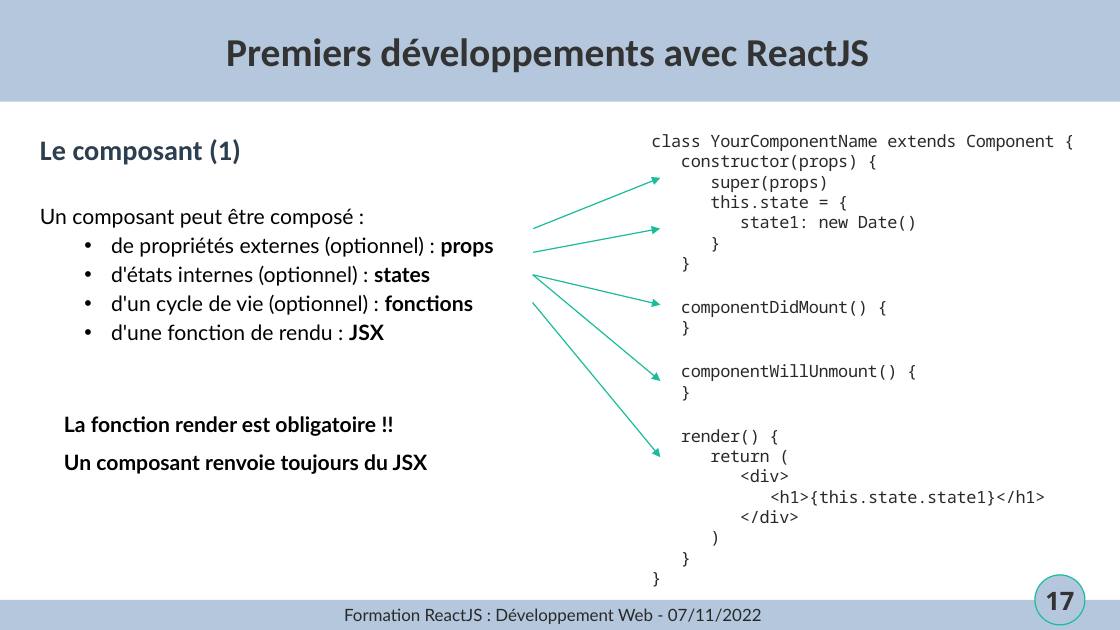
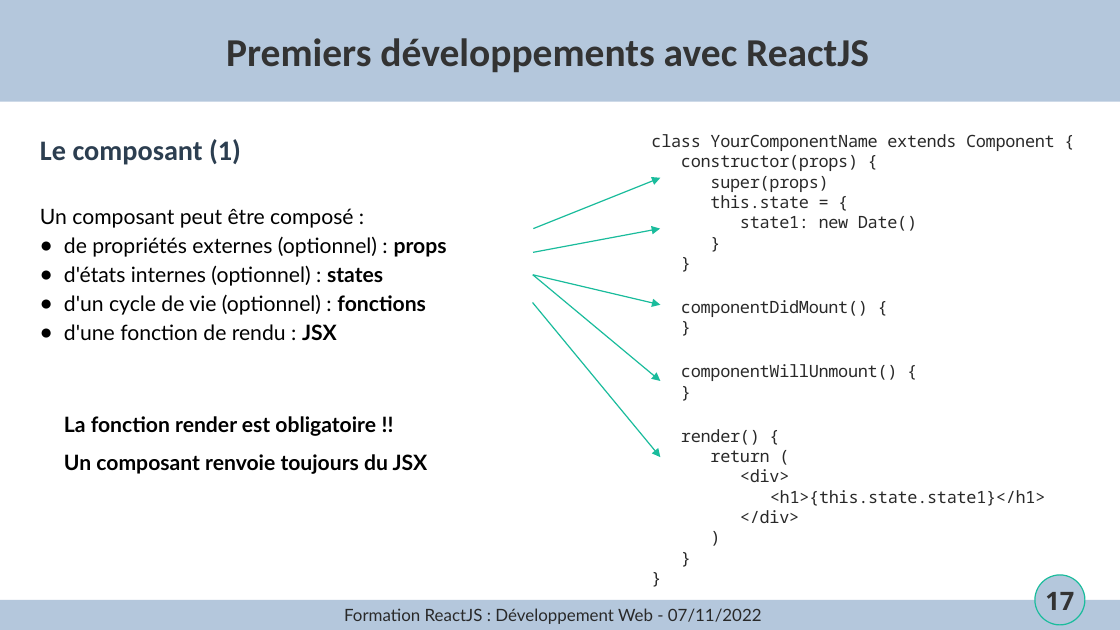
Before and after one commit to joselegitan/formation-react, a slide deck: slide 17 of cours.odp. Drawn at 1120x630 pixels with LibreOffice and Linux fonts; fonts in the diff are those of the drawing; background and template pictures are left out. Boxes give left, top, right and bottom in pixels: in the first picture for what was removed or moved away, otherwise in the second. Text is boxed around its words. In the diff, an @@ line names an element or a change of style, - is before the commit and + after.

```diff
--- a/cours.odp
+++ b/cours.odp
@@ subtitle at [64,237,447,340]: bullet • to ●; list level 2 to 1 in "de propriétés externes (optionnel) : ..."; list level 2 to 1 in "d'états internes (optionnel) : states"; list level 2 to 1 in "d'un cycle de vie (optionnel) ..."; list level 2 to 1 in "d'une fonction de rendu : ..." @@
```
Also in this commit, not shown: 3 other slides changed, 3 slides added, 2 slides removed, 4 other files.
